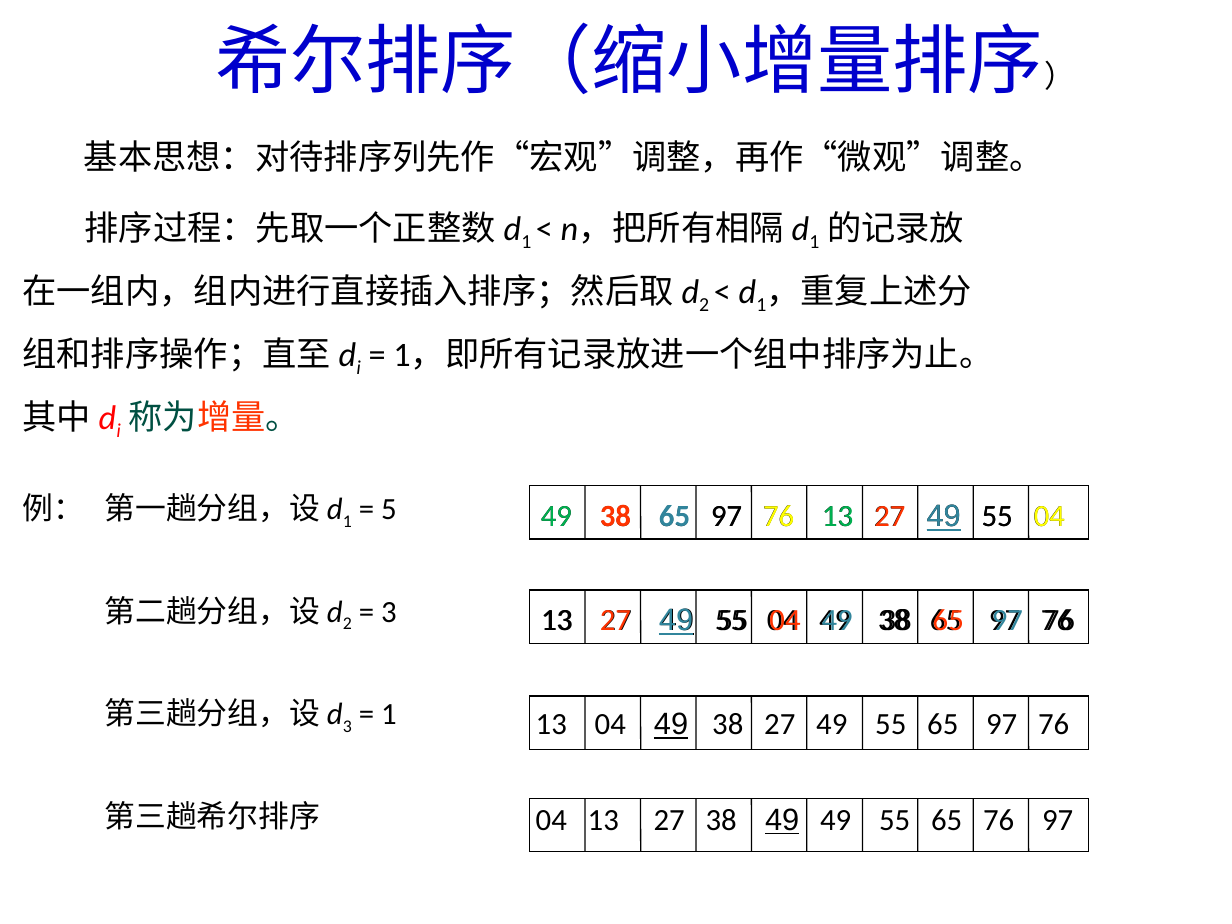
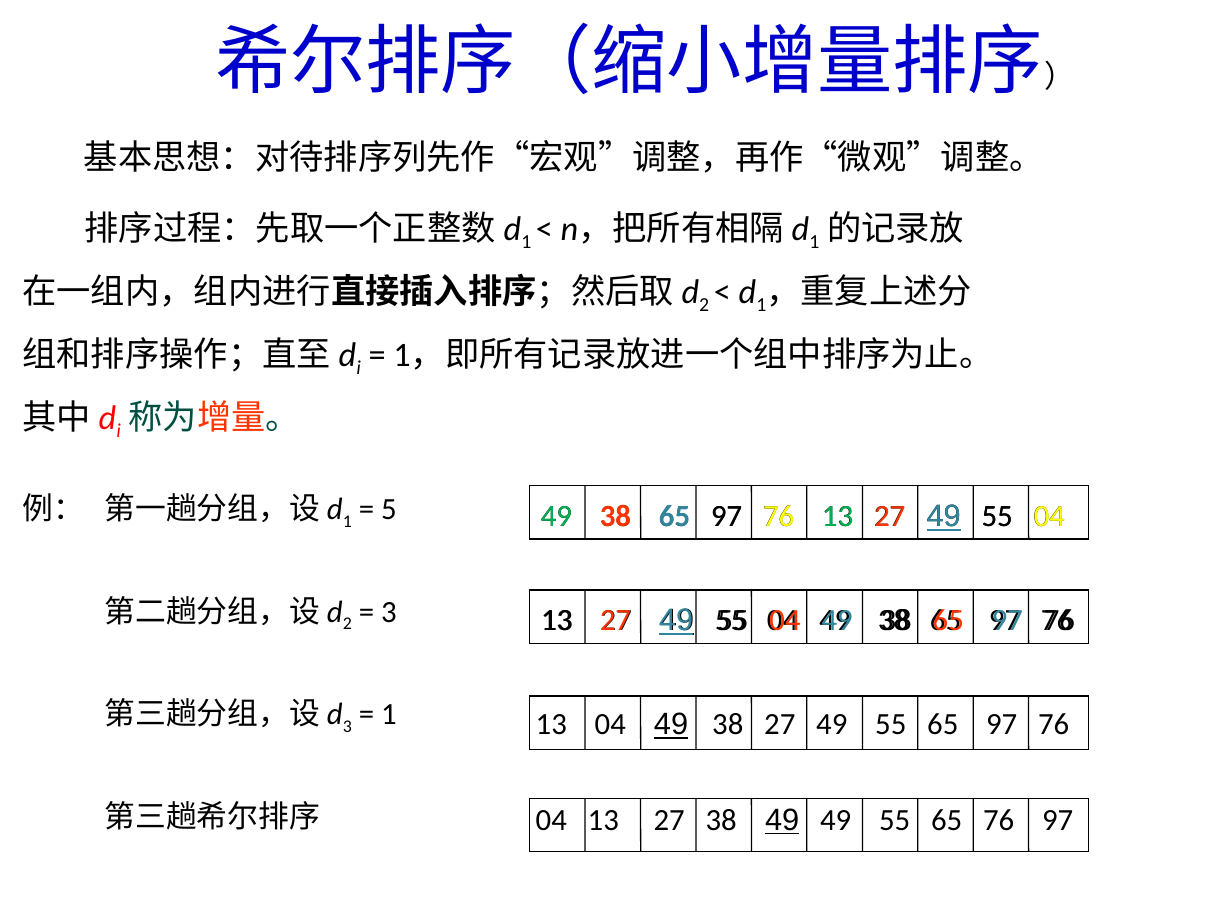
Before and after one commit to Gempittance/Data_Structur_Build, a slide deck: slide 12 of 数据结构PPT/ds10.pptx. Drawn at 1232x924 pixels with LibreOffice and Linux fonts; fonts in the diff are those of the drawing. Boxes give left, top, right and bottom in pixels: in the first picture for what was removed or moved away, otherwise in the second. Text is boxed around its words. In the diff, an @@ line names an element or a change of style, - is before the commit and + after.

```diff
--- a/数据结构PPT/ds10.pptx
+++ b/数据结构PPT/ds10.pptx
@@ text at box(22, 273, 972, 308): bold on in "在一组内，组内进行直接插入排序；然后取" @@
```
Also in this commit, not shown: 5 other slides changed, 4 slides added, 3 slides removed.
